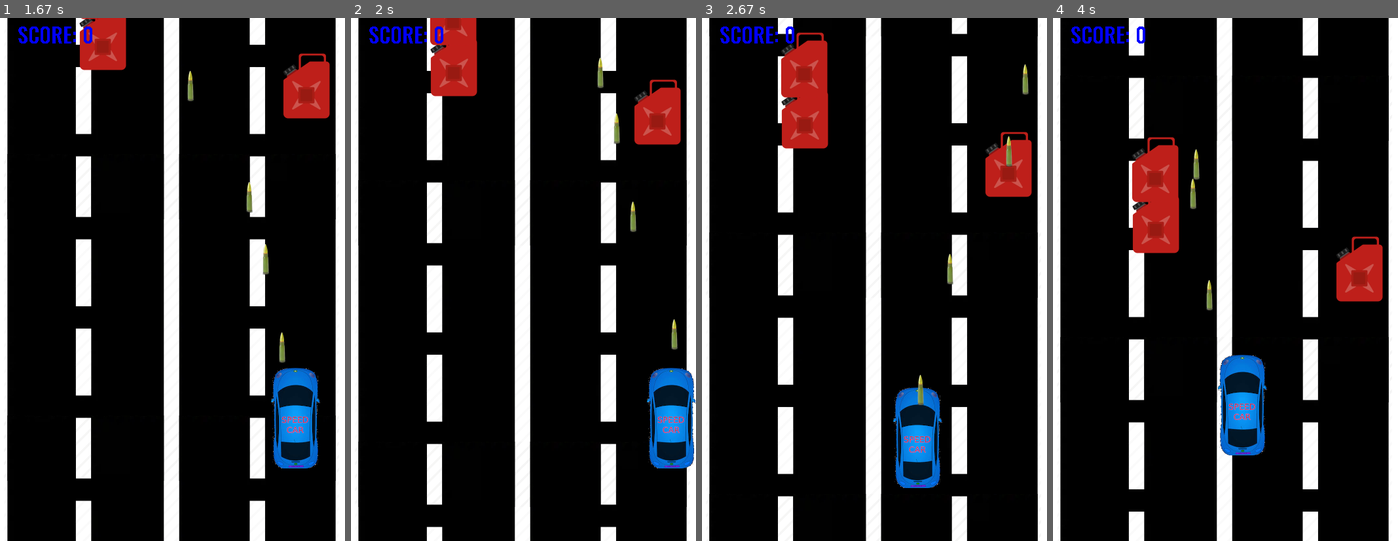
Above: before the commit, frames 1-4 (left to right).
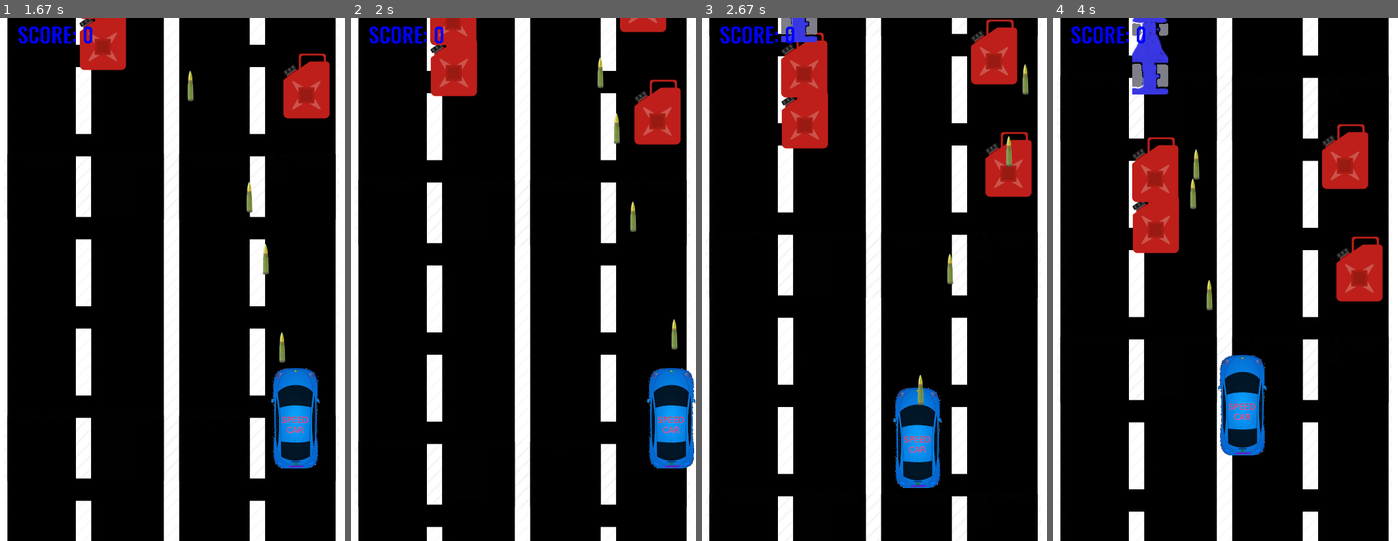
Above: after the commit, the same moments.

Repository: owad/games
Game: pygame game, started from pygame/main.py
Same seed, same stepped clock (60 frames per second), same inputs: the game is played once before the commit and once after it.
Inputs:
- Up to frame 1 (1.67 s): tap Space at 0.33, 0.73, 1.03, 1.23, 1.57 s; hold Right 0.67-1.13 s; hold Up 1.17-1.47 s; hold Right from 1.5 s (still down)
- Up to frame 2 (2 s): tap Space at 1.87 s; release Right at 1.97 s
- Up to frame 3 (2.67 s): hold Left 2-2.53 s; tap Space at 2.07, 2.37, 2.63 s; hold Down from 2.57 s (still down)
- Up to frame 4 (4 s): release Down at 2.87 s; hold Left 2.9-3.3 s; tap Space at 2.97, 3.27, 3.4, 3.8 s; hold Up 3.33-3.7 s; hold Right from 3.73 s (still down)

Frame 1 is identical in both runs. In frame 2, 0.4% of the frame differs, in the area x 77-92%, y 0-3%; in frame 3, 1.9%; in frame 4, 2.8%, in the area x 22-92%, y 0-33%.

Commit message:
move stuff to pygame dir

Diff:
--- a/main.py
+++ b/pygame/main.py
@@ -233,11 +233,13 @@
 
 class OtherCar(Obstacle):
     obstacle_images = [
+        "images/delorean.png",
+        "images/acura.png",
+        "images/blue-car.png",
+        "images/maluch.png",
         "images/car.png",
         "images/car2.png",
         "images/car3.png",
-        "images/delorean.png",
-        "images/acura.png",
     ]
 
     def move_down(self, step: int) -> None:
@@ -289,8 +291,8 @@
             Obstacle(screen=self.screen),
             Obstacle(screen=self.screen),
             Obstacle(screen=self.screen),
-            # Obstacle(screen=self.screen),
-            # OtherCar(screen=self.screen),
+            Obstacle(screen=self.screen),
+            OtherCar(screen=self.screen),
             # OtherCar(screen=self.screen),
             # OtherCar(screen=self.screen),
         ]
Renamed: fonts/OFL.txt -> pygame/fonts/OFL.txt
Renamed: fonts/Oswald-VariableFont_wght.ttf -> pygame/fonts/Oswald-VariableFont_wght.ttf
Renamed: fonts/README.txt -> pygame/fonts/README.txt
Renamed: fonts/font.ttf -> pygame/fonts/font.ttf
Renamed: fonts/static/Oswald-Bold.ttf -> pygame/fonts/static/Oswald-Bold.ttf
Renamed: fonts/static/Oswald-ExtraLight.ttf -> pygame/fonts/static/Oswald-ExtraLight.ttf
Renamed: fonts/static/Oswald-Light.ttf -> pygame/fonts/static/Oswald-Light.ttf
Renamed: fonts/static/Oswald-Regular.ttf -> pygame/fonts/static/Oswald-Regular.ttf
Renamed: fonts/static/Oswald-SemiBold.ttf -> pygame/fonts/static/Oswald-SemiBold.ttf
Renamed: images/acura.png -> pygame/images/acura.png
Renamed: images/blue-car.jpeg -> pygame/images/blue-car.jpeg
Renamed: images/blue-car.png -> pygame/images/blue-car.png
(and 24 more such lines)
